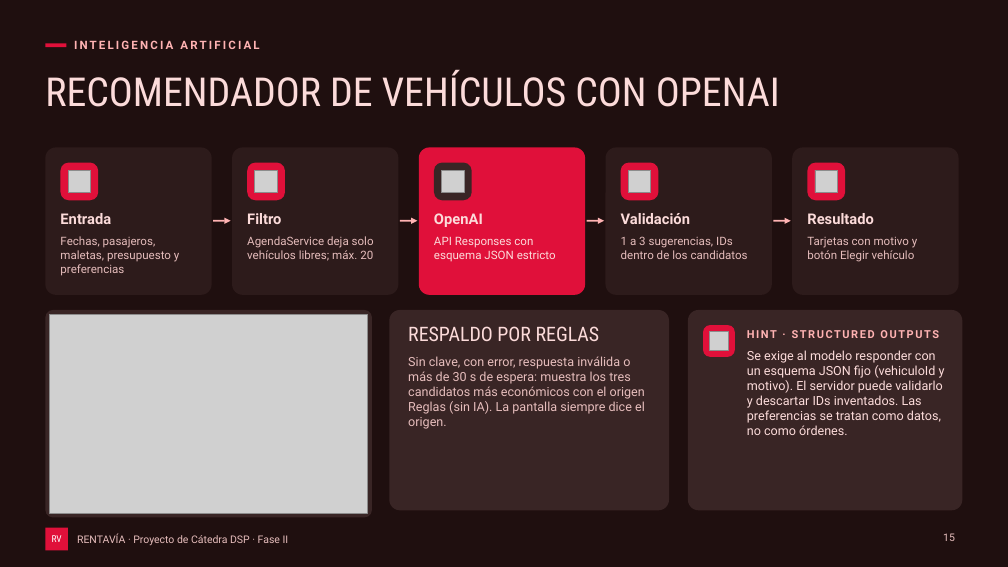
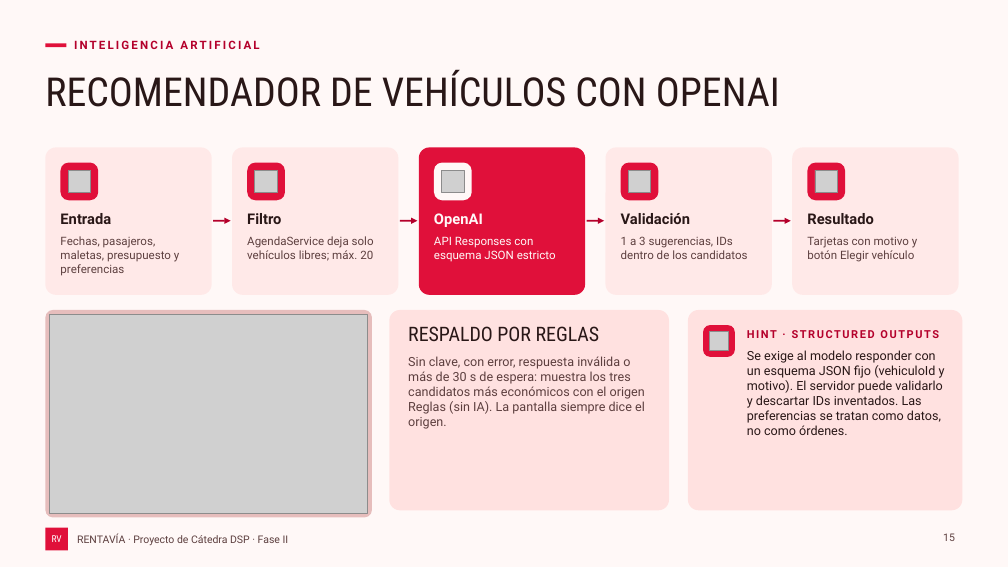
Before and after one commit to caleb-bvm/Rentavia, a slide deck: slide 15 of docs/fase-2/Rentavia-Presentacion.pptx. Drawn at 1008x567 pixels with LibreOffice and Linux fonts; fonts in the diff are those of the drawing; grey boxes stand for pictures. Boxes give left, top, right and bottom in pixels: in the first picture for what was removed or moved away, otherwise in the second. Text is boxed around its words. In the diff, an @@ line names an element or a change of style, - is before the commit and + after.

Commit message:
docs: presentación en modo claro y con Docker como sección propia
Usa el esquema claro de site.css y capturas de la interfaz en claro.
Docker pasa a ser la sección 06 con cuatro diapositivas: conceptos,
Dockerfile multietapa, servicios de Compose y ejecución con evidencia
de Docker Desktop.

```diff
--- a/docs/fase-2/Rentavia-Presentacion.pptx
+++ b/docs/fase-2/Rentavia-Presentacion.pptx
@@ background #1F0F0F to #FFF8F7 @@
@@ text "INTELIGENCIA ARTIFICIAL" at [74, 40, 259, 49]: text colour #FFB3B3 to #B4002B @@
@@ fill #2D1B1B to #FFE9E8 in 4 elements at [45, 147, 212, 295], [232, 147, 399, 295], [606, 147, 772, 295], [792, 147, 959, 295] @@
@@ rounded rectangle at [434, 163, 472, 200]: fill #392525 to #FFF8F7 @@
@@ arrow (213, 221) - (231, 221): stroke #FFB3B3 1.75 pt to #B4002B 1.75 pt @@
@@ arrow (400, 221) - (417, 221): stroke #FFB3B3 1.75 pt to #B4002B 1.75 pt @@
@@ text "OpenAI" at [434, 213, 483, 227]: text colour #FCDBDA to #FFF8F7 @@
@@ text "API Responses con esquema JSON ..." at [434, 236, 556, 262]: text colour #FCDBDA to #FFF8F7 @@
@@ arrow (587, 221) - (604, 221): stroke #FFB3B3 1.75 pt to #B4002B 1.75 pt @@
@@ arrow (774, 221) - (791, 221): stroke #FFB3B3 1.75 pt to #B4002B 1.75 pt @@
@@ rounded rectangle at [45, 310, 372, 518]: fill #392525 to #E6BDBC @@
@@ rounded rectangle at [389, 310, 669, 510]: fill #392525 to #FFE1E0 @@
@@ rounded rectangle at [688, 310, 963, 510]: fill #392525 to #FFE1E0 @@
@@ text "HINT · STRUCTURED OUTPUTS" at [747, 330, 939, 338]: text colour #FFB3B3 to #B4002B @@
@@ text colour #FCDBDA to #291717 in 7 elements at [45, 70, 780, 107], [60, 213, 111, 224], [247, 213, 281, 224], [621, 213, 690, 224], [807, 213, 874, 224], [408, 326, 600, 341], [747, 350, 945, 435] @@
@@ text colour #E6BDBC to #5D3F3F in 7 elements at [60, 236, 179, 276], [247, 236, 374, 261], [621, 236, 748, 259], [807, 237, 917, 262], [408, 356, 645, 429], [943, 533, 955, 541], [77, 533, 289, 545] @@
```
Also in this commit, not shown: 24 other slides changed, 5 slides added, 1 slide removed.
